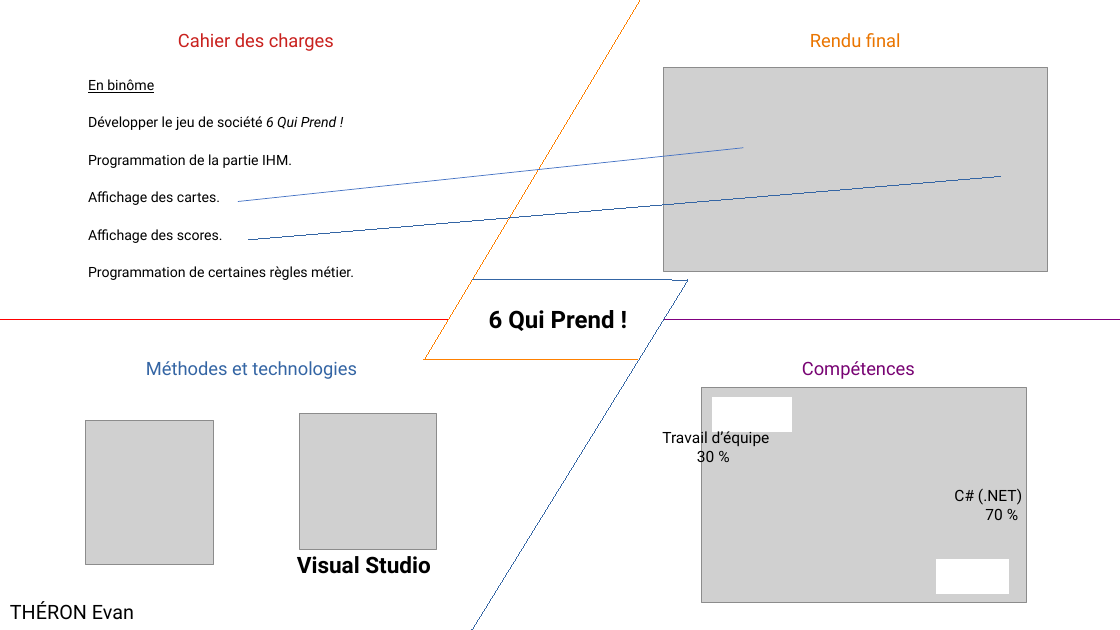
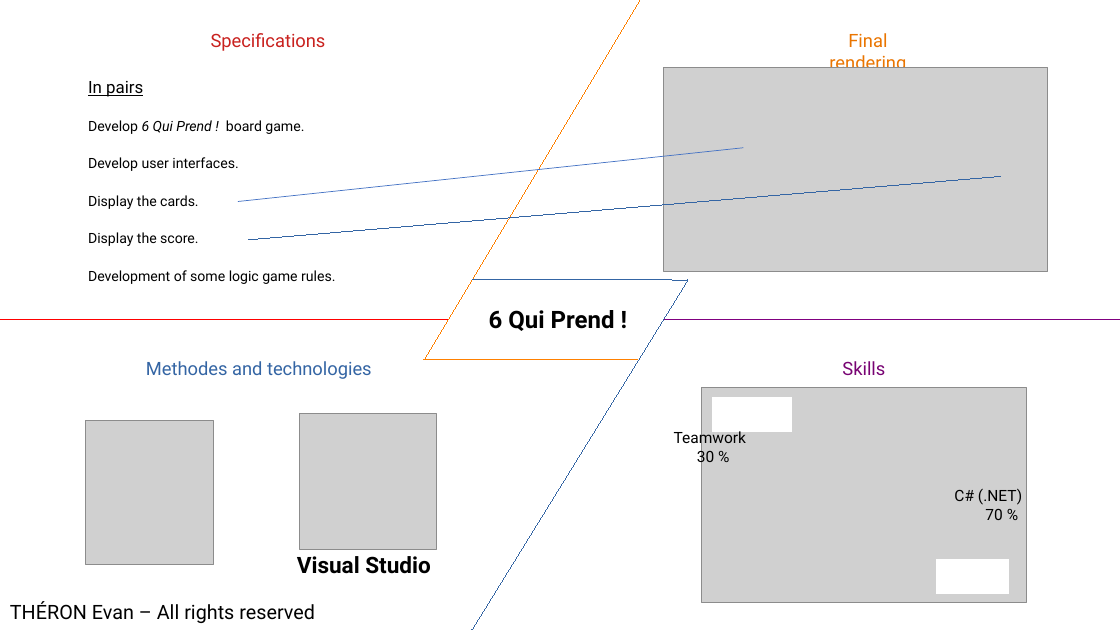
Before and after one commit to evtheron/portfolio, a slide deck: slide 1 of RetEx/Projet_6QuiPrend_RetEx.odp. Drawn at 1120x630 pixels with LibreOffice and Linux fonts; fonts in the diff are those of the drawing; grey boxes stand for pictures. Boxes give left, top, right and bottom in pixels: in the first picture for what was removed or moved away, otherwise in the second. Text is boxed around its words. In the diff, an @@ line names an element or a change of style, - is before the commit and + after.

```diff
--- a/RetEx/Projet_6QuiPrend_RetEx.odp
+++ b/RetEx/Projet_6QuiPrend_RetEx.odp
@@ text at [211, 33, 326, 51]: text changed @@
-Cahier des charges
+Specifications
@@ text at [829, 33, 906, 68]: text changed @@
-Rendu final
+Final rendering
@@ text at [88, 81, 335, 284]: text changed @@
-En binôme
-Développer le jeu de société 6 Qui Prend !
-Programmation de la partie IHM.
-Affichage des cartes.
-Affichage des scores.
-Programmation de certaines règles métier.
+In pairs
+Develop 6 Qui Prend ! board game.
+Develop user interfaces.
+Display the cards.
+Display the score.
+Development of some logic game rules.
@@ text at [146, 361, 372, 379]: text changed @@
-Méthodes et technologies
+Methodes and technologies
@@ text at [842, 361, 885, 375]: text changed @@
-Compétences
+Skills
@@ text at [674, 430, 747, 448]: text changed @@
-Travail d’équipe
+Teamwork
@@ text at [10, 601, 315, 623]: text changed @@
-THÉRON Evan
+THÉRON Evan – All rights reserved
```
Also in this commit, not shown: 20 other files.
